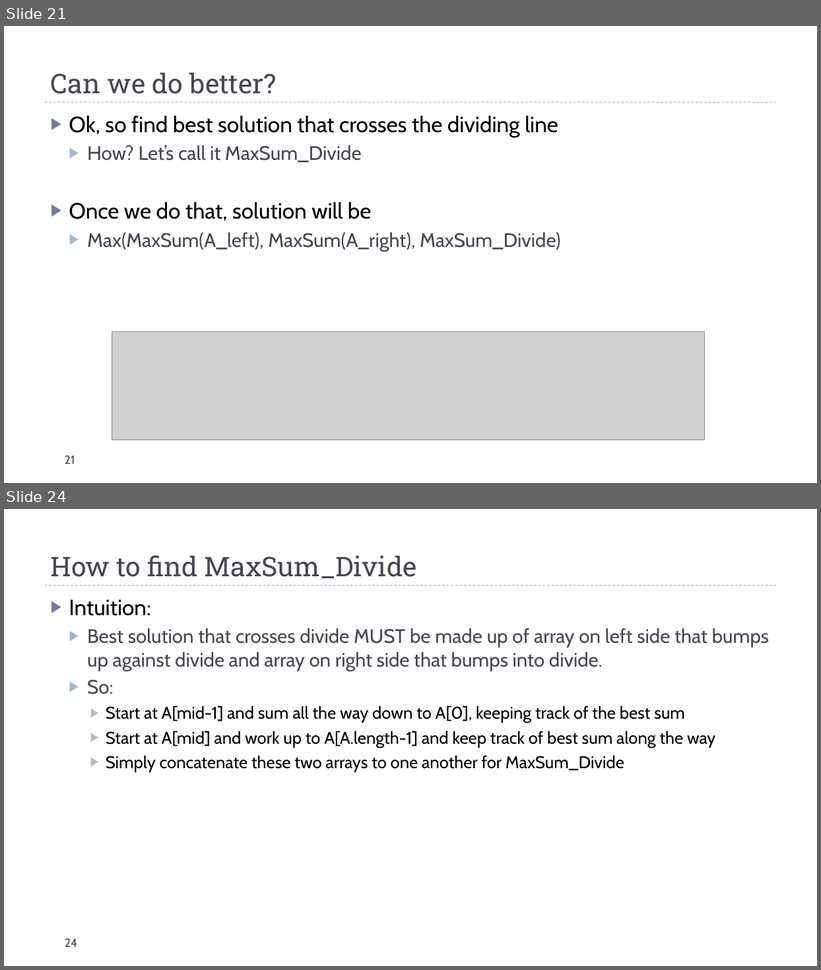
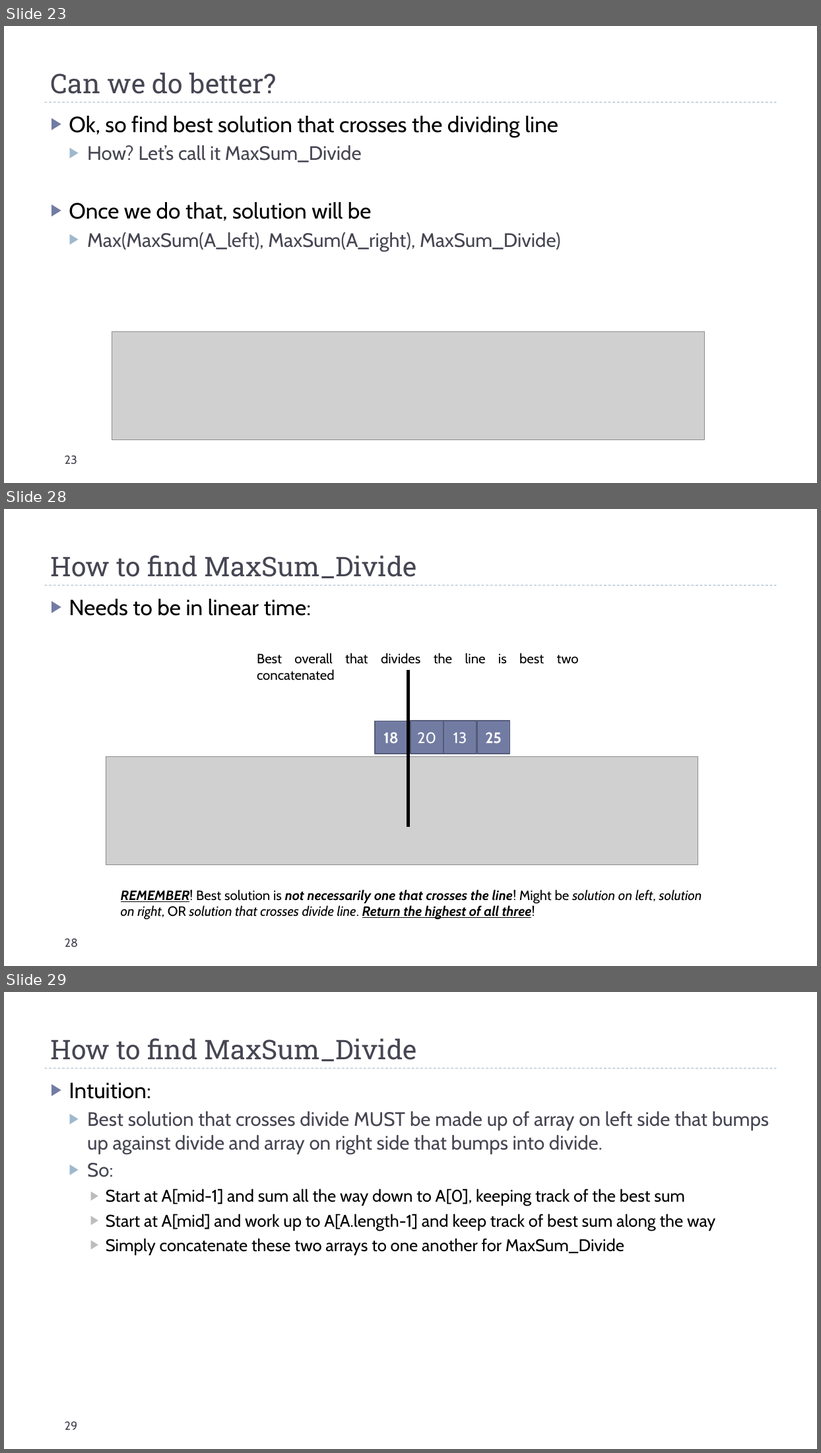
Before and after one commit to markfloryan/dsa2, a slide deck: slides/03-DivConIntro.pptx. Shown one above the other, each under a label of ours: slides 21 and 24 before the commit, slides 23, 28 and 29 after it; the slides between them are not shown. The pictures are 821x970 and 821x1453 pixels, drawn with LibreOffice and Linux fonts; fonts in the diff are those of the drawing; grey boxes stand for pictures. Boxes give left, top, right and bottom in pixels: in the first picture for what was removed or moved away, otherwise in the second. Text is boxed around its words. In the diff, an @@ line names an element or a change of style, - is before the commit and + after.

```diff
--- a/slides/03-DivConIntro.pptx
+++ b/slides/03-DivConIntro.pptx
@@ slide 28 added at <box>4,509,817,966</box>, background #FFFFFF; not listed: 1 template element that a slide beside it also shows @@
@@ title added at <box>51,555,417,578</box>, 32 pt, text #464653 @@
+How to find MaxSum_Divide
@@ text added at <box>69,599,311,616</box>, 26 pt, text #000000 @@
+▶ Needs to be in linear time:
@@ text added at <box>257,653,579,681</box>, 16 pt, text #000000 @@
+Best overall that divides the line is best two concatenated
@@ line added from (409, 670) to (409, 827), #000000 4.25 pt @@
@@ rectangle added at <box>375,722,408,755</box>, fill #727CA3, outline #545C79 1.5 pt, 18 pt, text #FFFFFF, bold @@
+18
@@ rectangle added at <box>411,722,443,755</box>, fill #727CA3, outline #545C79 1.5 pt, 18 pt, text #FFFFFF @@
+20
@@ rectangle added at <box>444,722,477,755</box>, fill #727CA3, outline #545C79 1.5 pt, 18 pt, text #FFFFFF @@
+13
@@ rectangle added at <box>477,722,510,755</box>, fill #727CA3, outline #545C79 1.5 pt, 18 pt, text #FFFFFF, bold @@
+25
@@ picture added at <box>106,757,698,865</box> @@
@@ text added at <box>121,890,702,920</box>, 16 pt, text #000000, italic @@
+REMEMBER! Best solution is not necessarily one that crosses the line! Might be solution on left, solution on right, OR solution that crosses divide line. Return the highest of all three!
@@ page number added at <box>65,939,78,947</box>, 14 pt, text #464653 @@
+28
@@ what was slide 21 is now slide 23 @@
@@ page number at <box>65,456,77,464</box>: text changed @@
-21
+23
@@ what was slide 24 is now slide 29 @@
@@ page number at <box>65,1422,78,1430</box>: text changed @@
-24
+29
```
Also in this commit, not shown: 2 slides changed, 5 other slides added, 1 slide removed, 3 other files.
